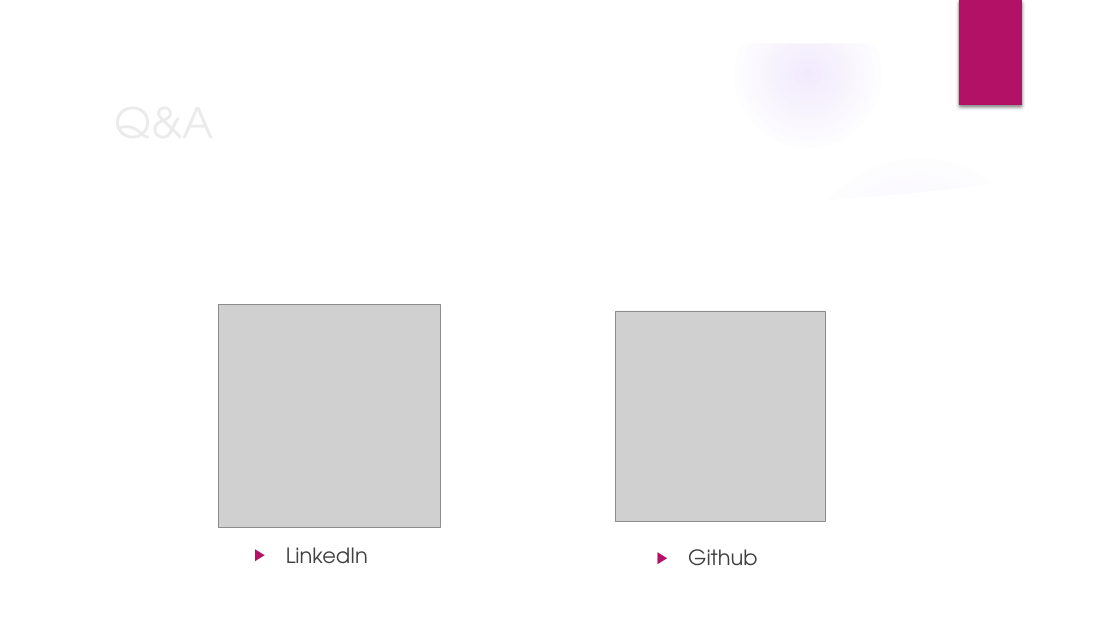
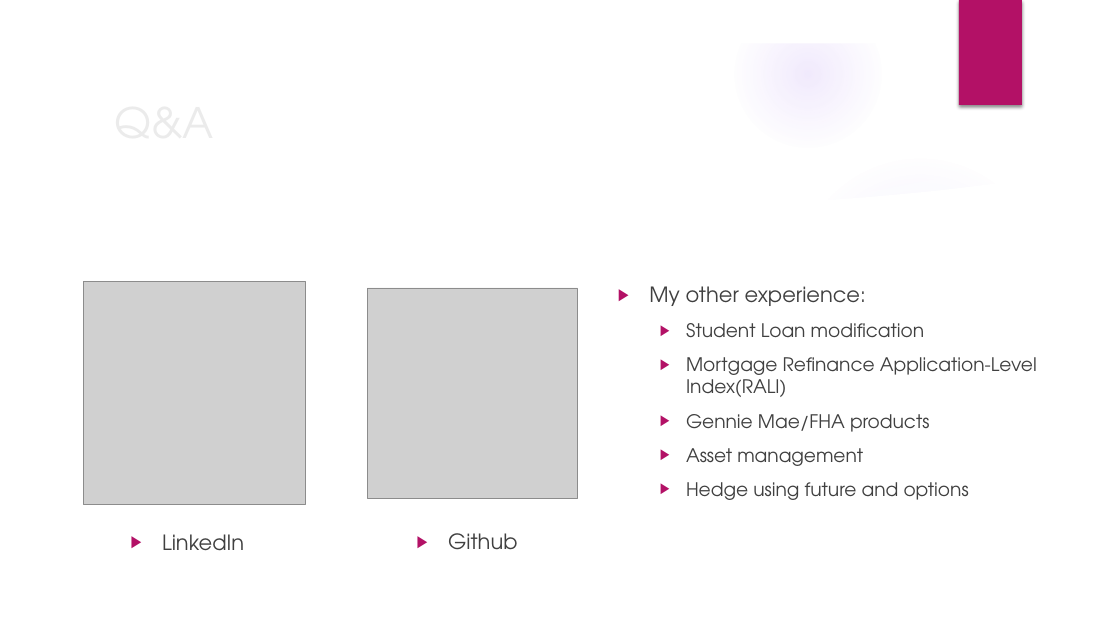
Before and after one commit to wx2123/WSDS-2026-OH, a slide deck: slide 15 of From On-Premises to Cloud.pptx (slide 14 before the commit). Drawn at 1120x630 pixels with LibreOffice and Linux fonts; fonts in the diff are those of the drawing; grey boxes stand for pictures; background and template pictures are left out. Boxes give left, top, right and bottom in pixels: in the first picture for what was removed or moved away, otherwise in the second. Text is boxed around its words. In the diff, an @@ line names an element or a change of style, - is before the commit and + after.

```diff
--- a/From On-Premises to Cloud.pptx
+++ b/From On-Premises to Cloud.pptx
@@ picture: place and size @@
-picture at bbox=[218, 304, 440, 528]
+picture at bbox=[83, 281, 305, 505]
@@ picture: place and size @@
-picture at bbox=[616, 311, 826, 521]
+picture at bbox=[367, 288, 577, 498]
@@ text added at bbox=[649, 286, 1037, 500], 16 pt, text #404040 @@
+▶ My other experience:
+  ▶ Student Loan modification
+  ▶ Mortgage Refinance Application-Level Index(RALI)
+  ▶ Gennie Mae/FHA products
+  ▶ Asset management
+  ▶ Hedge using future and options
@@ text "LinkedIn": place and size @@
-text "LinkedIn" at bbox=[286, 547, 368, 563]
+text "LinkedIn" at bbox=[162, 534, 244, 551]
@@ text "Github": place and size @@
-text "Github" at bbox=[688, 549, 758, 566]
+text "Github" at bbox=[448, 533, 518, 550]
```
Also in this commit, not shown: 4 other slides changed, 3 slides added, 2 slides removed, 2 other files.
